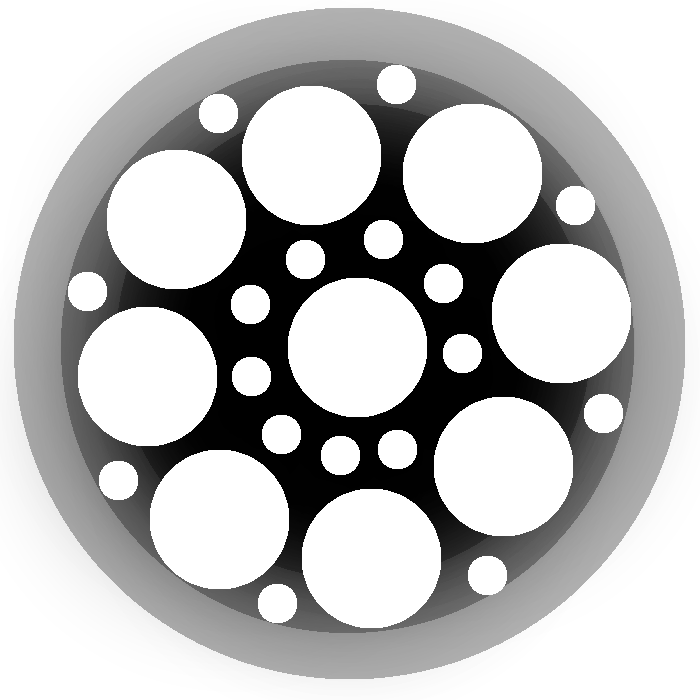
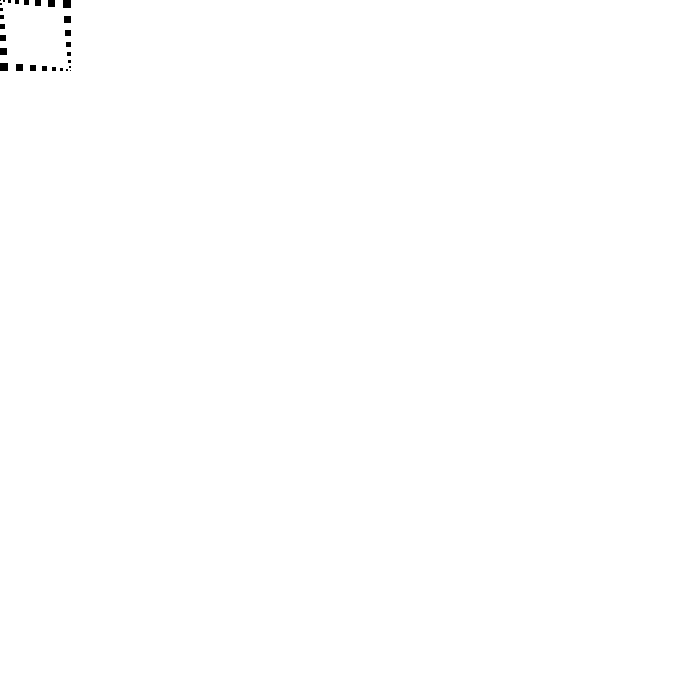
Two versions of the same layered image (w=700, h=700). Layer-by-layer changes:
renamed "Capa" to "step test", showed it, moved it above "Capa #1", painted on it over [0, 0, 71, 71]
hid "Layer #4" over [68, 65, 631, 628]
hid "Layer #17" over [0, 0, 700, 700]
